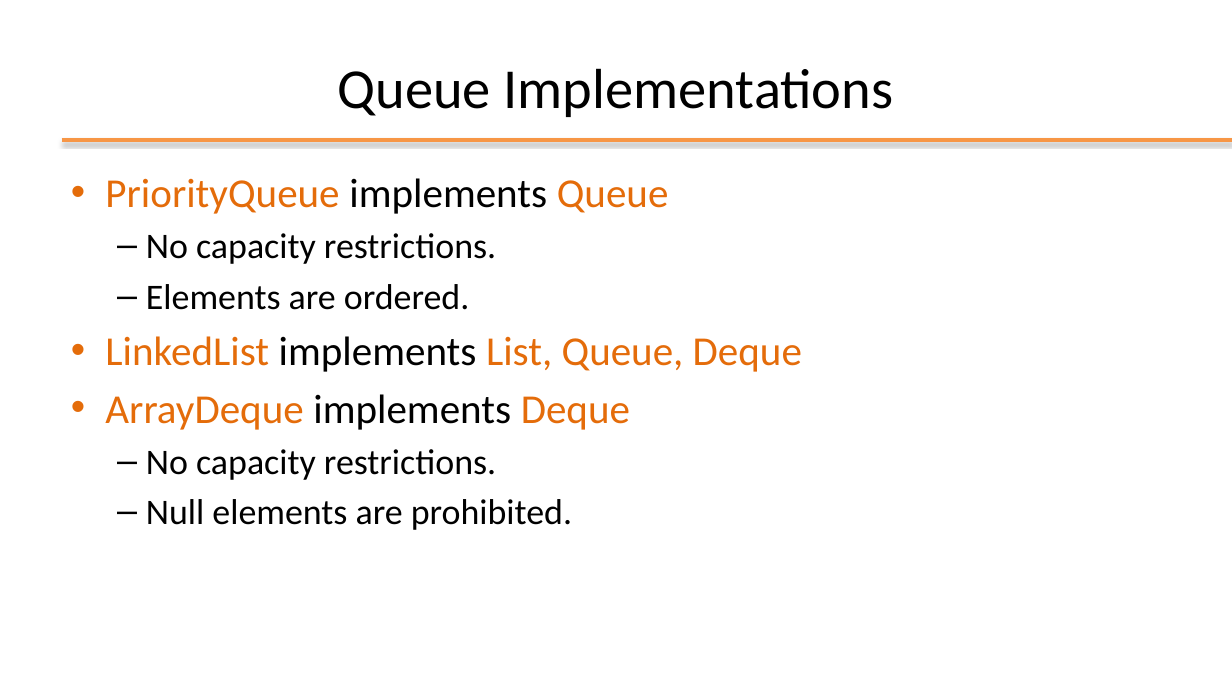
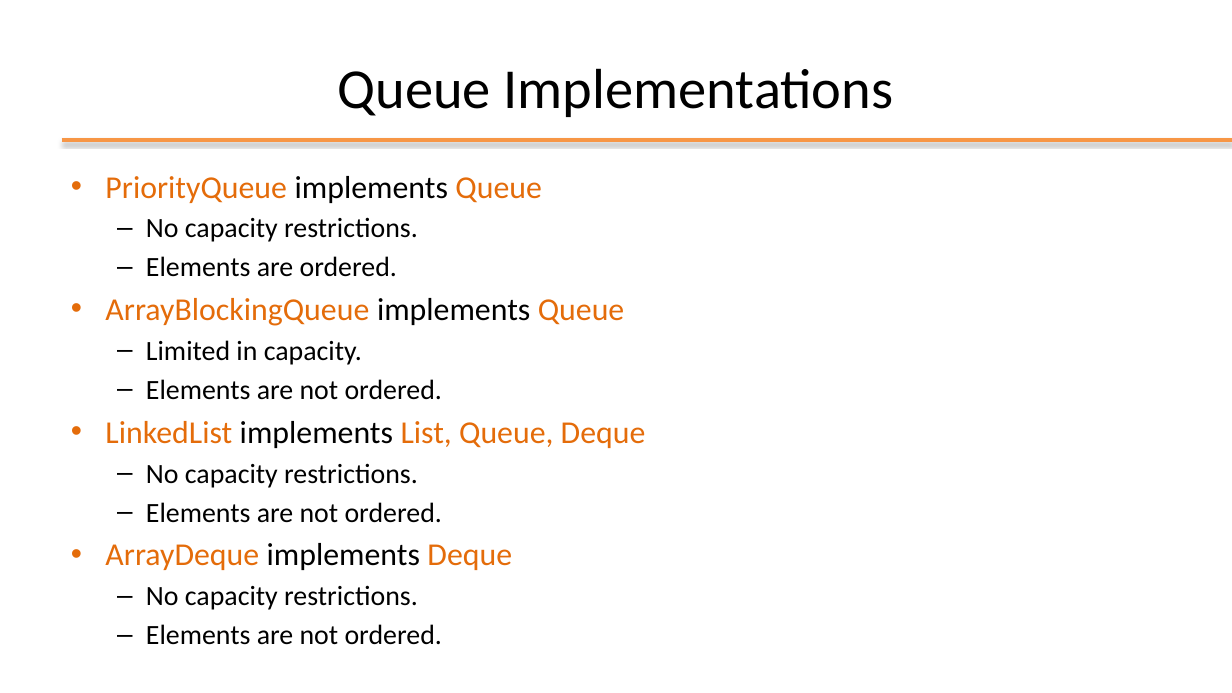
Before and after one commit to nbicocchi/learn-java-core, a slide deck: slide 29 of assets/slides/E4 - Java Data Structures.pptx. Drawn at 1232x693 pixels with LibreOffice and Linux fonts; fonts in the diff are those of the drawing; background and template pictures are left out. Boxes give left, top, right and bottom in pixels: in the first picture for what was removed or moved away, otherwise in the second. Text is boxed around its words. In the diff, an @@ line names an element or a change of style, - is before the commit and + after.

Commit message:
update

```diff
--- a/assets/slides/E4 - Java Data Structures.pptx
+++ b/assets/slides/E4 - Java Data Structures.pptx
@@ text at [105, 176, 646, 610]: size 32 to 24.8 pt in "PriorityQueue implements Queue", "LinkedList implements List, Queue, Deque", "ArrayDeque implements Deque"; size 28 to 21.7 pt in "No capacity restrictions.", "Elements are ordered.", "No capacity restrictions."; less space between paragraphs @@
@@ text at [105, 298, 624, 400]: paragraphs added @@
+• ArrayBlockingQueue implements Queue
+  – Limited in capacity.
+  – Elements are not ordered.
@@ text at [146, 463, 442, 523]: paragraphs added @@
+  – No capacity restrictions.
+  – Elements are not ordered.
@@ text at [146, 499, 572, 530]: text changed; size 28 to 21.7 pt @@
-  – Null elements are prohibited.
+  – Elements are not ordered.
```
